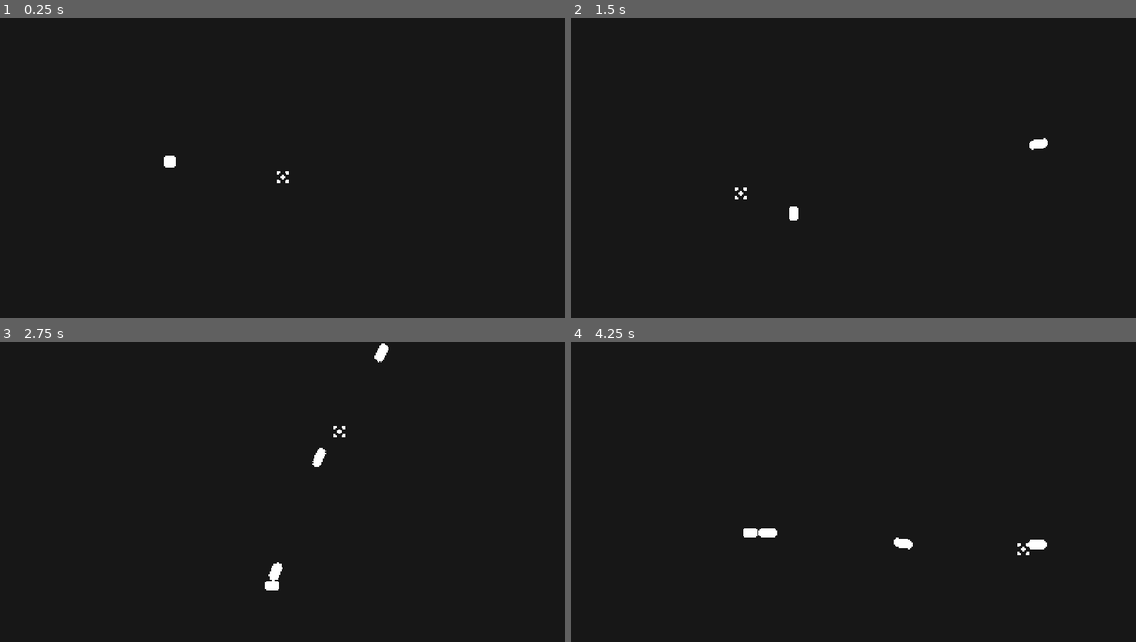
Above: before the commit, frames 1-4 (two rows, left to right).
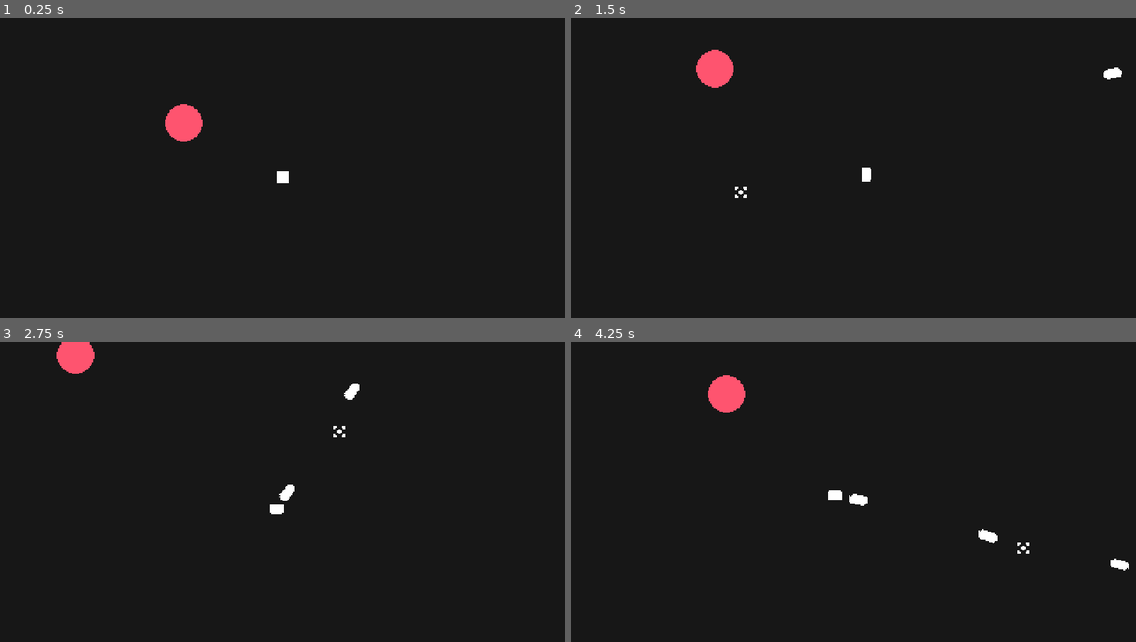
Above: after the commit, the same moments.

Repository: deltea/brj-exchange
Game: Godot game, scene res://levels/level_1.tscn
Two runs of this game, one before a commit and one after it. Both use one fixed random seed, a clock stepped at 60 frames per second and the inputs below. Before the commit the project starts from res://game.tscn.
Inputs (mouse positions are in pixels of both pictures, inside the frame that each line leads up to):
- Up to frame 1 (0.25 s): no input
- Up to frame 2 (1.5 s): tap Enter at 0.5 s; move the mouse to (977, 162) at 0.52 s; press the mouse at (977, 162) at 0.53 s; hold D (right) 0.53-1.28 s; move the mouse to (740, 192) at 1.27 s; release the mouse at (740, 192) at 1.28 s; hold S (down) from 1.28 s (still down); tap Space (dash) at 1.35 s
- Up to frame 3 (2.75 s): click (169, 516) at 1.55 s; move the mouse to (339, 432) at 2.02 s; release S (down) at 2.03 s; press the mouse at (339, 432) at 2.03 s; hold D (right) from 2.03 s (still down)
- Up to frame 4 (4.25 s): move the mouse to (825, 564) at 2.77 s; release D (right) at 2.78 s; release the mouse at (825, 564) at 2.78 s; hold W (up) 2.78-3.53 s; click (825, 564) at 2.85 s; move the mouse to (1023, 549) at 3.52 s; press the mouse at (1023, 549) at 3.53 s; hold A (left) from 3.53 s (still down); tap Space (dash) at 3.6 s

The runs differ from the first frame. In frame 1, 0.8% of the frame differs, in the area x 29-52%, y 28-56%; in frame 2, 1.0%; in frame 3, 1.2%; in frame 4, 1.4%, in the area x 24-99%, y 11-77%.

Commit message:
🎥 cool camera

Diff:
--- /dev/null
+++ b/bosses/fire_boss.tscn
@@ -0,0 +1,14 @@
+[gd_scene load_steps=3 format=3 uid="uid://6kio0pmva1lq"]
+
+[ext_resource type="Texture2D" uid="uid://ci3iat4qhxhbg" path="res://assets/bosses/fire.png" id="1_t2lle"]
+
+[sub_resource type="CircleShape2D" id="CircleShape2D_hcgp2"]
+radius = 15.2971
+
+[node name="FireBoss" type="Area2D"]
+
+[node name="Sprite" type="Sprite2D" parent="."]
+texture = ExtResource("1_t2lle")
+
+[node name="CollisionShape" type="CollisionShape2D" parent="."]
+shape = SubResource("CircleShape2D_hcgp2")
--- /dev/null
+++ b/camera.gd
@@ -0,0 +1,8 @@
+extends Camera2D
+class_name Camera
+
+@export var follow_speed = 10.0
+@export var mouse_influence = 0.1
+
+func _process(_delta: float) -> void:
+	offset = (get_global_mouse_position() - global_position) * mouse_influence
--- /dev/null
+++ b/camera.tscn
@@ -0,0 +1,6 @@
+[gd_scene load_steps=2 format=3 uid="uid://bi5x0wqyu8o1f"]
+
+[ext_resource type="Script" path="res://camera.gd" id="1_1bfvl"]
+
+[node name="Camera" type="Camera2D"]
+script = ExtResource("1_1bfvl")
--- /dev/null
+++ b/color_changer.tscn
@@ -0,0 +1,9 @@
+[gd_scene load_steps=2 format=3 uid="uid://dhymelq6irklw"]
+
+[sub_resource type="GDScript" id="GDScript_ck0p5"]
+script/source = "extends Node
+class_name ColorChanger
+"
+
+[node name="ColorChanger" type="Node"]
+script = SubResource("GDScript_ck0p5")
--- a/game.tscn
+++ /dev/null
@@ -1,10 +0,0 @@
-[gd_scene load_steps=3 format=3 uid="uid://dkleaeatsa8o"]
-
-[ext_resource type="PackedScene" uid="uid://did6o62ni3sjp" path="res://player.tscn" id="1_3j88b"]
-[ext_resource type="Script" path="res://game.gd" id="1_udh55"]
-
-[node name="Game" type="Node2D"]
-script = ExtResource("1_udh55")
-
-[node name="Player" parent="." instance=ExtResource("1_3j88b")]
-position = Vector2(144, 122)
--- /dev/null
+++ b/levels/level_1.tscn
@@ -0,0 +1,14 @@
+[gd_scene load_steps=4 format=3 uid="uid://dkleaeatsa8o"]
+
+[ext_resource type="Script" path="res://world.gd" id="1_1ggi7"]
+[ext_resource type="PackedScene" uid="uid://did6o62ni3sjp" path="res://player.tscn" id="3_4ja5c"]
+[ext_resource type="PackedScene" uid="uid://6kio0pmva1lq" path="res://bosses/fire_boss.tscn" id="4_dlm5k"]
+
+[node name="Level 1" type="Node2D"]
+script = ExtResource("1_1ggi7")
+
+[node name="Player" parent="." instance=ExtResource("3_4ja5c")]
+position = Vector2(224, 128)
+
+[node name="FallBoss" parent="." instance=ExtResource("4_dlm5k")]
+position = Vector2(140, 82)
--- a/player.gd
+++ b/player.gd
@@ -60,11 +60,12 @@
 	move_and_slide()
 
 func fire():
-	next_time_to_fire = Globals.time + 1 / fire_rate
+	next_time_to_fire = Globals.time + 1.0 / fire_rate
 
 	var bullet = bullet_scene.instantiate() as PlayerBullet
-	bullet.global_position = global_position
-	bullet.look_at(get_global_mouse_position())
+	var mouse_pos = get_global_mouse_position()
+	bullet.global_position = global_position + ((mouse_pos - global_position).normalized() * 5)
+	bullet.look_at(mouse_pos)
 	bullet.rotation_degrees += randf_range(-spread, spread)
 	bullet.scale = Vector2.ONE * bullet_size
 	bullet.speed = bullet_speed
--- a/player.tscn
+++ b/player.tscn
@@ -1,8 +1,9 @@
-[gd_scene load_steps=8 format=3 uid="uid://did6o62ni3sjp"]
+[gd_scene load_steps=9 format=3 uid="uid://did6o62ni3sjp"]
 
 [ext_resource type="Script" path="res://player.gd" id="1_toly5"]
 [ext_resource type="Texture2D" uid="uid://li2x6sjm8ue" path="res://assets/player.png" id="1_vbidl"]
 [ext_resource type="Texture2D" uid="uid://c46htyaexexvl" path="res://assets/circle-particle.png" id="3_snqyy"]
+[ext_resource type="PackedScene" uid="uid://bi5x0wqyu8o1f" path="res://camera.tscn" id="4_gr7c1"]
 
 [sub_resource type="RectangleShape2D" id="RectangleShape2D_tomiw"]
 size = Vector2(4, 4)
@@ -50,3 +51,5 @@
 
 [node name="DashCooldownTimer" type="Timer" parent="."]
 one_shot = true
+
+[node name="Camera" parent="." instance=ExtResource("4_gr7c1")]
--- a/project.godot
+++ b/project.godot
@@ -11,7 +11,7 @@
 [application]
 
 config/name="Boss Rush Jam - Exchange"
-run/main_scene="res://game.tscn"
+run/main_scene="res://levels/level_1.tscn"
 config/features=PackedStringArray("4.1", "GL Compatibility")
 config/icon="res://icon.svg"
 
--- /dev/null
+++ b/upgrade_resource.gd
@@ -0,0 +1,2 @@
+extends Resource
+class_name UpgradeResource
Binary file added: assets/bosses/fire.png
Not shown, added: assets/bosses/fire.png.import
Renamed: game.gd -> world.gd
